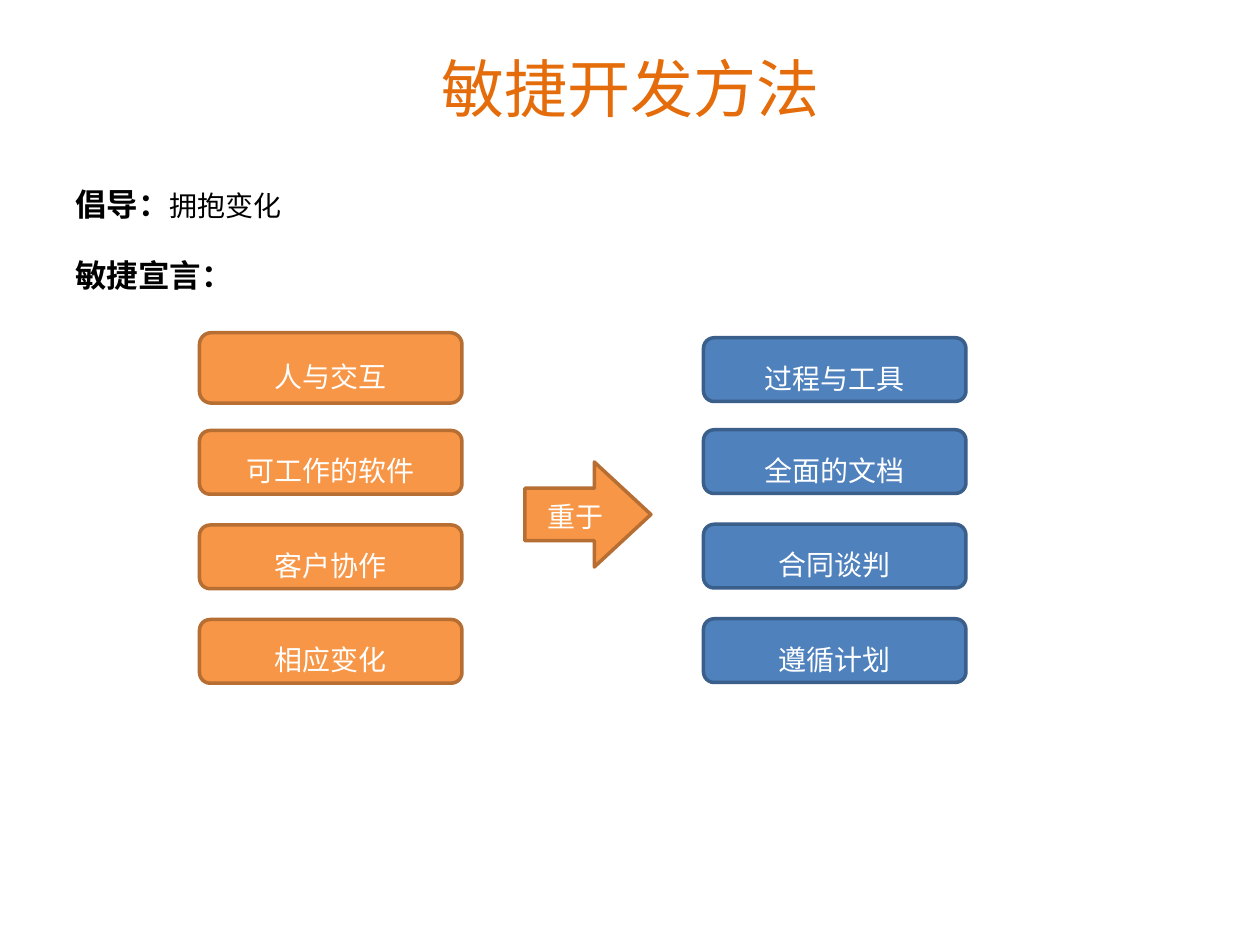
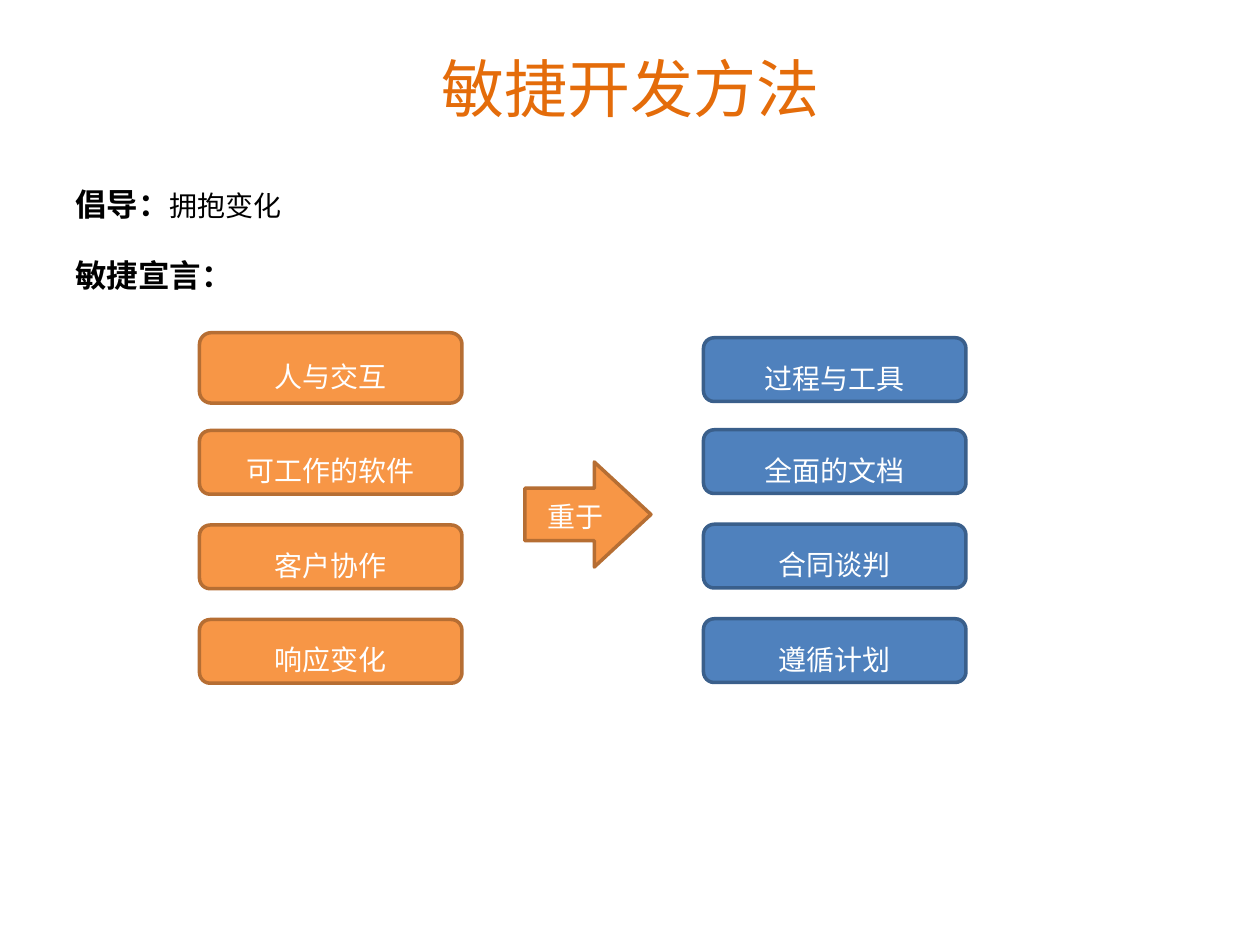
Before and after one commit to Benguan/document, a slide deck: slide 12 of 上大培训：scrum和vs2012 部分.pptx (slide 8 before the commit). Drawn at 1260x945 pixels with LibreOffice and Linux fonts; fonts in the diff are those of the drawing; background and template pictures are left out. Boxes give left, top, right and bottom in pixels: in the first picture for what was removed or moved away, otherwise in the second. Text is boxed around its words. In the diff, an @@ line names an element or a change of style, - is before the commit and + after.

```diff
--- a/上大培训：scrum和vs2012 部分.pptx
+++ b/上大培训：scrum和vs2012 部分.pptx
@@ text in rounded rectangle at <box>275,646,387,673</box>: text changed @@
-相应变化
+响应变化
```
Also in this commit, not shown: 3 other slides changed, 5 slides added, 3 other files.
